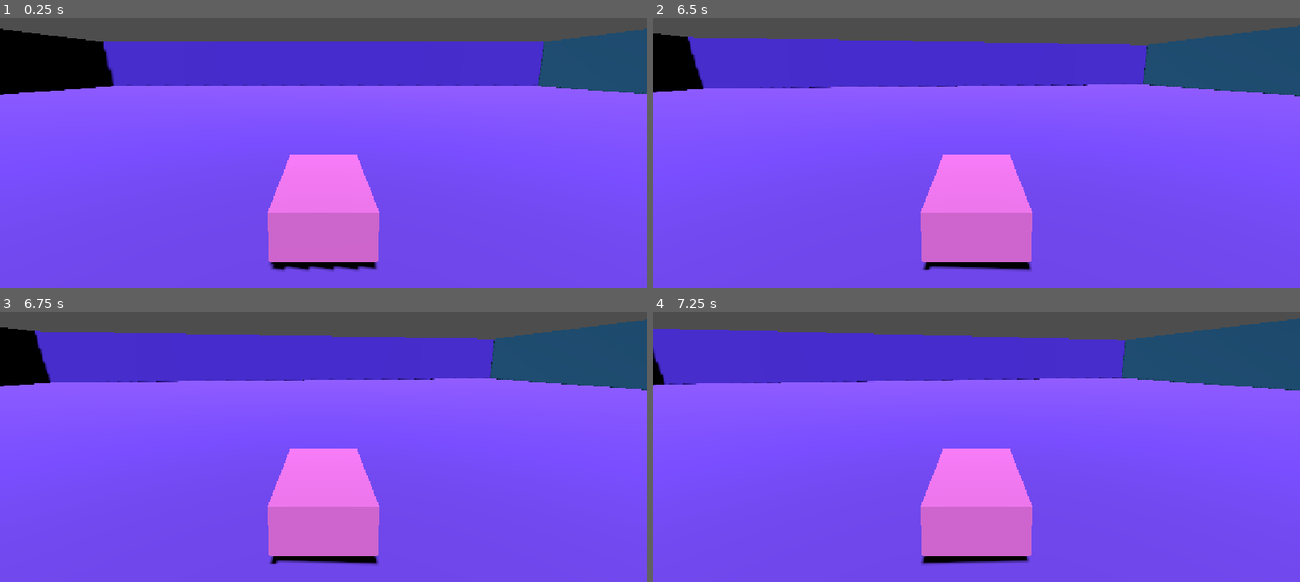
Above: before the commit, frames 1-4 (two rows, left to right).
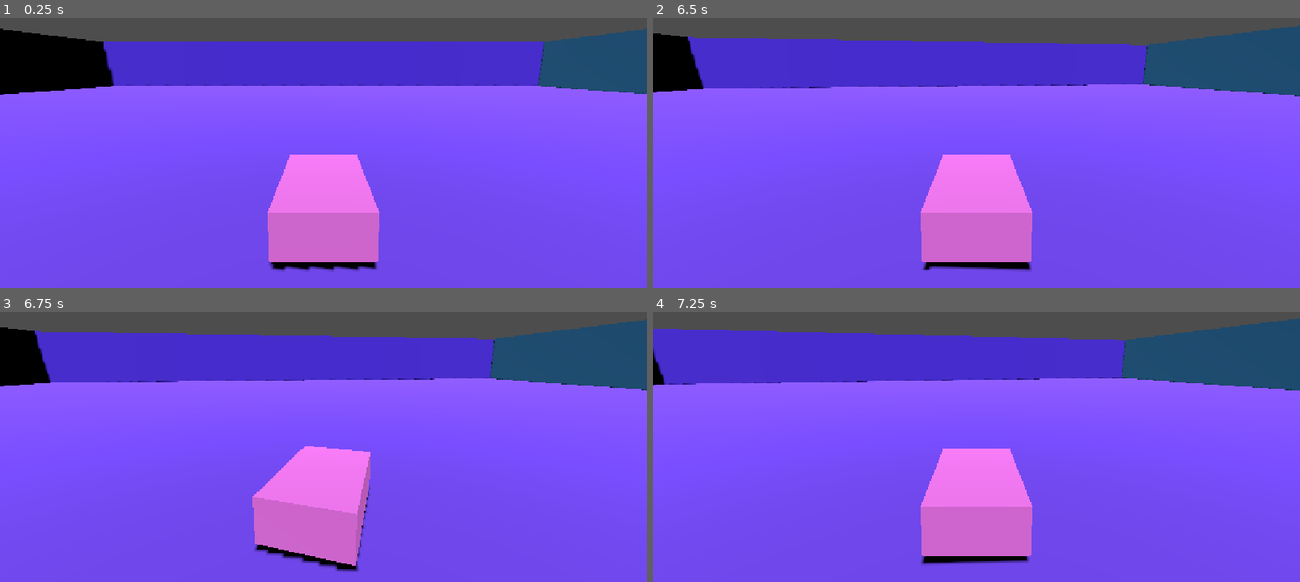
Above: after the commit, the same moments.

Repository: alchengan/cig-lighter
Game: Godot game, scene res://main.tscn
Two runs of this game, one before a commit and one after it. Both use one fixed random seed, a clock stepped at 60 frames per second and the inputs below.
Inputs:
- Up to frame 1 (0.25 s): no input
- Up to frame 2 (6.5 s): tap Enter at 0.5, 3.5, 5.75 s; hold D (turn_right) 0.53-1.28 s; tap Space (drift) at 0.6, 1.55, 2, 2.1, 3.05, 3.6, 4.55, 5, 5.1, 6.05 s; tap . (gas) at 0.8, 1.35, 2.3, 2.85, 3.8, 4.35, 5.3, 5.85 s; hold , (brake) 1.28-2.03 s; hold D (turn_right) 2.03-3.53 s; hold A (turn_left) 3.53-5.03 s; hold , (brake) 5.03-5.78 s; hold D (turn_right) from 5.78 s (still down)
- Up to frame 3 (6.75 s): keep holding D (turn_right); tap Space (drift) at 6.5, 6.6 s
- Up to frame 4 (7.25 s): keep holding D (turn_right); tap . (gas) at 6.8 s

Frames 1-2 are identical in both runs. In frame 3, 2.4% of the frame differs, in the area x 39-59%, y 49-97%; in frame 4, nothing differs.

Commit message:
drifting

Diff:
--- a/car.gd
+++ b/car.gd
@@ -2,13 +2,24 @@
 
 @export_group("Movement")
 @export var gas_acceleration := 15.0 # m/s/s
-@export var max_speed := 60 # m/s
+@export var max_speed := 60.0 # m/s
 @export var normal_deceleration := 10.0 # m/s/s
 @export var brake_deceleration := 25.0 # m/s/s
 @export var x_deceleration := 50.0 # m/s/s
-@export var max_turn_speed := 0.1 # radians
-@export var turn_accel := 0.1 # radians/s
-@export var reset_turn_accel := 0.5 # radians/s
+@export var max_turn_speed := 0.5 # radians/s
+@export var turn_accel := 0.5 # radians/s/s
+@export var reset_turn_accel := 3.0 # radians/s/s
+
+@export_group("Drift")
+@export var drift_acceleration := 10.0 # m/s/s
+@export var drift_max_speed := 30.0 # m/s
+@export var drift_normal_deceleration := 10.0 # m/s/s
+@export var drift_brake_deceleration := 20.0 # m/s/s
+@export var drift_max_turn_speed := 1.0 # radians/s
+@export var drift_turn_accel := 1.0 # radians/s/s
+@export var drift_reset_turn_accel := 3.0 # radians/s/s
+@export var drift_car_angle := 1.0 # radians
+@export var drift_car_spin_speed := 8.0 # radians/s
 
 @export_group("Input Actions")
 @export var turn_left := "turn_left"
@@ -18,64 +29,59 @@
 @export var drift := "drift"
 @export var reverse:= "reverse"
 
+@onready var mesh_shape := $MeshInstance3D
+@onready var collision_shape := $CollisionShape3D
+
 var forward_speed := 0.0
 var turn_speed := 0.0
+
+var curr_car_angle := 0.0
 
 func _ready() -> void:
 	check_input_mappings()
 	axis_lock_angular_x = true
 	axis_lock_angular_z = true
 
-func _physics_process(delta: float) -> void:
-	drive(delta)
 
 func _integrate_forces(state: PhysicsDirectBodyState3D) -> void:
-	# decelerate any lateral velocity to 0, see drive() comments
-	var local_velocity_x := linear_velocity.dot(global_transform.basis.x)
-	var velocity_delta := move_toward(local_velocity_x, 0, x_deceleration * state.step) - local_velocity_x
-	var x_acceleration := velocity_delta / state.step
-	apply_force(mass * x_acceleration * global_transform.basis.x.normalized())
+	drive(state.step)
+	lateral_decel(state.step)
 
-	# turn
-	var turn_accel_rate: float
-	var target_turn_speed := Input.get_axis(turn_right, turn_left) * max_turn_speed * (-1 if linear_velocity.dot(transform.basis.z) < 0 else 1)
-	var angular_speed_diff := target_turn_speed - angular_velocity.y
+	state.angular_velocity.y = turn(state.angular_velocity.y, state.step)
+	#print(state.angular_velocity.y)
 
-	if absf(angular_speed_diff) > max_turn_speed or target_turn_speed == 0:
-		turn_accel_rate = reset_turn_accel
-	else:
-		turn_accel_rate = turn_accel
+	drift_car_turn(state.step)
 
-	if linear_velocity.length() > 0.01:
-		state.angular_velocity.y = move_toward(state.angular_velocity.y, target_turn_speed, turn_accel_rate * state.step)
-	else:
-		state.angular_velocity.y = move_toward(state.angular_velocity.y, 0, reset_turn_accel * state.step)
 
-	print(state.angular_velocity.y)
+func drive(delta: float) -> void:
+	# forward and backward movement
+	# mass dependent
 
-# forward and backward movement
-# mass dependent
-func drive(delta: float) -> void:
+	var _gas_acceleration := drift_acceleration if Input.is_action_pressed(drift) else gas_acceleration
+	var _max_speed := drift_max_speed if Input.is_action_pressed(drift) else max_speed
+	var _brake_deceleration := drift_brake_deceleration if Input.is_action_pressed(drift) else brake_deceleration
+	var _normal_deceleration := drift_normal_deceleration if Input.is_action_pressed(drift) else normal_deceleration
+
 	var target_speed : float
 	var accel_rate : float
 
 	# brake overrides all
 	if Input.is_action_pressed(gas) and not Input.is_action_pressed(brake):
 		if Input.is_action_pressed(reverse):
-			target_speed = -max_speed
+			target_speed = -_max_speed
 		else:
-			target_speed = max_speed
+			target_speed = _max_speed
 	else:
 		#print("go 0")
 		target_speed = 0.0
 
 	if absf(target_speed) > 0.01:
-		accel_rate = gas_acceleration
+		accel_rate = _gas_acceleration
 	elif Input.is_action_pressed(brake):
 		#print("brake????")
-		accel_rate = brake_deceleration
+		accel_rate = _brake_deceleration
 	else:
-		accel_rate = normal_deceleration
+		accel_rate = _normal_deceleration
 
 	# calculate difference between current velocity and desired velocity
 	var local_velocity_z := linear_velocity.dot(global_transform.basis.z)
@@ -85,6 +91,54 @@
 	# f = ma
 	apply_force(mass * acceleration * global_transform.basis.z.normalized())
 	#print(linear_velocity.length())
+
+
+func lateral_decel(delta: float) -> void:
+	# decelerate any lateral velocity to 0, see drive() comments
+	var local_velocity_x := linear_velocity.dot(global_transform.basis.x)
+	var velocity_delta := move_toward(local_velocity_x, 0, x_deceleration * delta) - local_velocity_x
+	var x_acceleration := velocity_delta / delta
+	apply_force(mass * x_acceleration * global_transform.basis.x.normalized())
+
+
+func turn(curr_turn_speed: float, delta: float) -> float:
+	var _max_turn_speed := drift_max_turn_speed if Input.is_action_pressed(drift) else max_turn_speed
+	var _turn_accel := drift_turn_accel if Input.is_action_pressed(drift) else turn_accel
+	var _reset_turn_accel := drift_reset_turn_accel if Input.is_action_pressed(drift) else reset_turn_accel
+
+	var turn_accel_rate: float
+	var target_turn_speed := Input.get_axis(turn_right, turn_left) * _max_turn_speed * (-1 if linear_velocity.dot(transform.basis.z) < 0 else 1)
+	var angular_speed_diff := target_turn_speed - curr_turn_speed
+
+	if absf(angular_speed_diff) > _max_turn_speed or target_turn_speed == 0:
+		turn_accel_rate = _reset_turn_accel
+	else:
+		turn_accel_rate = _turn_accel
+
+	if linear_velocity.length() > 0.01:
+		return move_toward(curr_turn_speed, target_turn_speed, turn_accel_rate * delta)
+
+	return move_toward(curr_turn_speed, 0, _reset_turn_accel * delta)
+
+
+func drift_car_turn(delta: float):
+	var turn_dir := Input.get_axis(turn_right, turn_left)
+	var target_car_angle : float
+
+	if (Input.is_action_pressed(drift)):
+		if turn_dir < 0:
+			target_car_angle = -drift_car_angle
+		elif turn_dir > 0:
+			target_car_angle = drift_car_angle
+		else:
+			target_car_angle = 0
+	else:
+		target_car_angle = 0
+
+	curr_car_angle = move_toward(curr_car_angle, target_car_angle, drift_car_spin_speed * delta)
+	mesh_shape.rotation = Vector3(0, curr_car_angle, 0)
+	collision_shape.rotation = Vector3(0, curr_car_angle, 0)
+
 
 func check_input_mappings():
 	if not InputMap.has_action(turn_left):
--- /dev/null
+++ b/drift.tscn
@@ -0,0 +1,225 @@
+[gd_scene format=3 uid="uid://cs80ii18r5gpj"]
+
+[ext_resource type="Script" uid="uid://k72utl3byo33" path="res://car.gd" id="1_20m0l"]
+
+[sub_resource type="PlaceholderTexture2D" id="PlaceholderTexture2D_11b2j"]
+
+[sub_resource type="StandardMaterial3D" id="StandardMaterial3D_7dm0k"]
+albedo_color = Color(0.4627451, 0.2784314, 1, 1)
+albedo_texture = SubResource("PlaceholderTexture2D_11b2j")
+
+[sub_resource type="PlaneMesh" id="PlaneMesh_galnl"]
+
+[sub_resource type="BoxShape3D" id="BoxShape3D_galnl"]
+size = Vector3(2.0013046, 0.026763916, 2.0031738)
+
+[sub_resource type="BoxMesh" id="BoxMesh_fhr6u"]
+
+[sub_resource type="StandardMaterial3D" id="StandardMaterial3D_ic460"]
+albedo_color = Color(0.33333334, 0.19215687, 1, 1)
+
+[sub_resource type="BoxShape3D" id="BoxShape3D_o66vy"]
+size = Vector3(100, 10, 1)
+
+[sub_resource type="StandardMaterial3D" id="StandardMaterial3D_3ojeb"]
+albedo_color = Color(0.18431373, 0.101960786, 1, 1)
+
+[sub_resource type="StandardMaterial3D" id="StandardMaterial3D_t4vij"]
+albedo_color = Color(0.7921569, 0.12156863, 1, 1)
+
+[sub_resource type="StandardMaterial3D" id="StandardMaterial3D_11b2j"]
+albedo_color = Color(0.2901961, 0.69411767, 1, 1)
+
+[sub_resource type="BoxMesh" id="BoxMesh_o66vy"]
+size = Vector3(0.25, 0.5, 1)
+
+[sub_resource type="BoxShape3D" id="BoxShape3D_ic460"]
+size = Vector3(0.25, 0.5, 1)
+
+[sub_resource type="StandardMaterial3D" id="StandardMaterial3D_o66vy"]
+albedo_color = Color(1, 0.4862745, 1, 1)
+
+[sub_resource type="BoxMesh" id="BoxMesh_galnl"]
+
+[sub_resource type="BoxShape3D" id="BoxShape3D_fhr6u"]
+size = Vector3(2, 1.0019531, 3)
+
+[sub_resource type="SphereShape3D" id="SphereShape3D_galnl"]
+
+[node name="Main" type="Node3D" unique_id=2064073299]
+
+[node name="DirectionalLight3D" type="DirectionalLight3D" parent="." unique_id=1324630724]
+transform = Transform3D(-0.9851093, -0.13802767, 0.10250839, 0, 0.59622484, 0.80281746, -0.17192908, 0.790863, -0.5873467, 0, 0, 0)
+shadow_enabled = true
+
+[node name="WallsFloor" type="Node3D" parent="." unique_id=1575137693]
+transform = Transform3D(10, 0, 0, 0, 10, 0, 0, 0, 10, 0, 0, 0)
+
+[node name="Floor" type="StaticBody3D" parent="WallsFloor" unique_id=1075317114]
+transform = Transform3D(50, 0, 0, 0, 50, 0, 0, 0, 50, 0, 0, 0)
+
+[node name="MeshInstance3D" type="MeshInstance3D" parent="WallsFloor/Floor" unique_id=333834283]
+material_override = SubResource("StandardMaterial3D_7dm0k")
+mesh = SubResource("PlaneMesh_galnl")
+
+[node name="CollisionShape3D" type="CollisionShape3D" parent="WallsFloor/Floor" unique_id=1534824439]
+transform = Transform3D(1, 0, 0, 0, 1, 0, 0, 0, 1, -0.0005455017, -0.009994507, 0.0008544922)
+shape = SubResource("BoxShape3D_galnl")
+
+[node name="Wall" type="StaticBody3D" parent="WallsFloor" unique_id=2008469633]
+transform = Transform3D(1, 0, 0, 0, 1, 0, 0, 0, 1, 0, 5, 50.5)
+
+[node name="MeshInstance3D" type="MeshInstance3D" parent="WallsFloor/Wall" unique_id=403641282]
+transform = Transform3D(100, 0, 0, 0, 10, 0, 0, 0, 1, 0, 0, 0)
+mesh = SubResource("BoxMesh_fhr6u")
+surface_material_override/0 = SubResource("StandardMaterial3D_ic460")
+
+[node name="CollisionShape3D" type="CollisionShape3D" parent="WallsFloor/Wall" unique_id=1807400043]
+shape = SubResource("BoxShape3D_o66vy")
+
+[node name="Wall2" type="StaticBody3D" parent="WallsFloor" unique_id=235178886]
+transform = Transform3D(1, 0, 0, 0, 1, 0, 0, 0, 1, 0, 5, -50.5)
+
+[node name="MeshInstance3D" type="MeshInstance3D" parent="WallsFloor/Wall2" unique_id=269701346]
+transform = Transform3D(100, 0, 0, 0, 10, 0, 0, 0, 1, 0, 0, 0)
+mesh = SubResource("BoxMesh_fhr6u")
+surface_material_override/0 = SubResource("StandardMaterial3D_3ojeb")
+
+[node name="CollisionShape3D" type="CollisionShape3D" parent="WallsFloor/Wall2" unique_id=317204108]
+shape = SubResource("BoxShape3D_o66vy")
+
+[node name="Wall3" type="StaticBody3D" parent="WallsFloor" unique_id=337219085]
+transform = Transform3D(-4.371139e-08, 0, -1, 0, 1, 0, 1, 0, -4.371139e-08, 50.5, 5, 0)
+
+[node name="MeshInstance3D" type="MeshInstance3D" parent="WallsFloor/Wall3" unique_id=1451026025]
+transform = Transform3D(100, 0, 0, 0, 10, 0, 0, 0, 1, 0, 0, 0)
+mesh = SubResource("BoxMesh_fhr6u")
+surface_material_override/0 = SubResource("StandardMaterial3D_t4vij")
+
+[node name="CollisionShape3D" type="CollisionShape3D" parent="WallsFloor/Wall3" unique_id=173271296]
+shape = SubResource("BoxShape3D_o66vy")
+
+[node name="Wall4" type="StaticBody3D" parent="WallsFloor" unique_id=406716741]
+transform = Transform3D(-4.371139e-08, 0, -1, 0, 1, 0, 1, 0, -4.371139e-08, -50.5, 5, 0)
+
+[node name="MeshInstance3D" type="MeshInstance3D" parent="WallsFloor/Wall4" unique_id=2075466512]
+transform = Transform3D(100, 0, 0, 0, 10, 0, 0, 0, 1, 0, 0, 0)
+mesh = SubResource("BoxMesh_fhr6u")
+surface_material_override/0 = SubResource("StandardMaterial3D_11b2j")
+
+[node name="CollisionShape3D" type="CollisionShape3D" parent="WallsFloor/Wall4" unique_id=1444682624]
+shape = SubResource("BoxShape3D_o66vy")
+
+[node name="Rock" type="StaticBody3D" parent="WallsFloor" unique_id=1475230517]
+transform = Transform3D(1, 0, 0, 0, 1, 0, 0, 0, 1, -0.675, 0.25, 0)
+
+[node name="MeshInstance3D" type="MeshInstance3D" parent="WallsFloor/Rock" unique_id=444536416]
+mesh = SubResource("BoxMesh_o66vy")
+
+[node name="CollisionShape3D" type="CollisionShape3D" parent="WallsFloor/Rock" unique_id=525972764]
+shape = SubResource("BoxShape3D_ic460")
+
+[node name="Rock2" type="StaticBody3D" parent="WallsFloor" unique_id=285375691]
+transform = Transform3D(0.8660254, 0, -0.5, 0, 1, 0, 0.5, 0, 0.8660254, -0.675, 0.25, -3.375)
+
+[node name="MeshInstance3D" type="MeshInstance3D" parent="WallsFloor/Rock2" unique_id=658008677]
+mesh = SubResource("BoxMesh_o66vy")
+
+[node name="CollisionShape3D" type="CollisionShape3D" parent="WallsFloor/Rock2" unique_id=1061295092]
+shape = SubResource("BoxShape3D_ic460")
+
+[node name="Rock3" type="StaticBody3D" parent="WallsFloor" unique_id=1392026382]
+transform = Transform3D(-0.50000006, 0, -0.8660254, 0, 1, 0, 0.8660254, 0, -0.50000006, 1.35, 0.25, -1.775)
+
+[node name="MeshInstance3D" type="MeshInstance3D" parent="WallsFloor/Rock3" unique_id=1667594835]
+mesh = SubResource("BoxMesh_o66vy")
+
+[node name="CollisionShape3D" type="CollisionShape3D" parent="WallsFloor/Rock3" unique_id=812006748]
+shape = SubResource("BoxShape3D_ic460")
+
+[node name="Rock4" type="StaticBody3D" parent="WallsFloor" unique_id=1348353900]
+transform = Transform3D(0.258819, 0, -0.9659259, 0, 1, 0, 0.9659259, 0, 0.258819, 3.95, 0.25, 0.85)
+
+[node name="MeshInstance3D" type="MeshInstance3D" parent="WallsFloor/Rock4" unique_id=164231421]
+mesh = SubResource("BoxMesh_o66vy")
+
+[node name="CollisionShape3D" type="CollisionShape3D" parent="WallsFloor/Rock4" unique_id=1189611565]
+shape = SubResource("BoxShape3D_ic460")
+
+[node name="Rock5" type="StaticBody3D" parent="WallsFloor" unique_id=1659762604]
+transform = Transform3D(-0.5, 0, -0.86602527, 0, 1, 0, 0.86602527, 0, -0.5, 3.95, 0.25, -7.500001)
+
+[node name="MeshInstance3D" type="MeshInstance3D" parent="WallsFloor/Rock5" unique_id=314216096]
+mesh = SubResource("BoxMesh_o66vy")
+
+[node name="CollisionShape3D" type="CollisionShape3D" parent="WallsFloor/Rock5" unique_id=1417631549]
+shape = SubResource("BoxShape3D_ic460")
+
+[node name="Rock6" type="StaticBody3D" parent="WallsFloor" unique_id=346371352]
+transform = Transform3D(-0.8660254, 0, -0.49999985, 0, 1, 0, 0.49999985, 0, -0.8660254, -4.5750003, 0.25, -4.450001)
+
+[node name="MeshInstance3D" type="MeshInstance3D" parent="WallsFloor/Rock6" unique_id=1509993456]
+mesh = SubResource("BoxMesh_o66vy")
+
+[node name="CollisionShape3D" type="CollisionShape3D" parent="WallsFloor/Rock6" unique_id=1879269198]
+shape = SubResource("BoxShape3D_ic460")
+
+[node name="Rock7" type="StaticBody3D" parent="WallsFloor" unique_id=2093269247]
+transform = Transform3D(0.25881886, 0, -0.9659257, 0, 1, 0, 0.9659257, 0, 0.25881886, -4.5750003, 0.25, 6.0999994)
+
+[node name="MeshInstance3D" type="MeshInstance3D" parent="WallsFloor/Rock7" unique_id=1622665173]
+mesh = SubResource("BoxMesh_o66vy")
+
+[node name="CollisionShape3D" type="CollisionShape3D" parent="WallsFloor/Rock7" unique_id=1679194940]
+shape = SubResource("BoxShape3D_ic460")
+
+[node name="Rock8" type="StaticBody3D" parent="WallsFloor" unique_id=671236524]
+transform = Transform3D(2.1457667e-07, 0, 0.99999964, 0, 1, 0, -0.99999964, 0, 2.1457667e-07, 1.0249996, 0.25, 4.1249995)
+
+[node name="MeshInstance3D" type="MeshInstance3D" parent="WallsFloor/Rock8" unique_id=2015863357]
+mesh = SubResource("BoxMesh_o66vy")
+
+[node name="CollisionShape3D" type="CollisionShape3D" parent="WallsFloor/Rock8" unique_id=643192540]
+shape = SubResource("BoxShape3D_ic460")
+
+[node name="Rock9" type="StaticBody3D" parent="WallsFloor" unique_id=1402265564]
+transform = Transform3D(0.2588192, 0, 0.96592534, 0, 1, 0, -0.96592534, 0, 0.2588192, -3.6000004, 0.25, 2.4499996)
+
+[node name="MeshInstance3D" type="MeshInstance3D" parent="WallsFloor/Rock9" unique_id=1055841863]
+mesh = SubResource("BoxMesh_o66vy")
+
+[node name="CollisionShape3D" type="CollisionShape3D" parent="WallsFloor/Rock9" unique_id=85511698]
+shape = SubResource("BoxShape3D_ic460")
+
+[node name="Rock10" type="StaticBody3D" parent="WallsFloor" unique_id=507266851]
+transform = Transform3D(0.70710665, 0, 0.70710623, 0, 1, 0, -0.70710623, 0, 0.70710665, 5.6499996, 0.25, -1.4000005)
+
+[node name="MeshInstance3D" type="MeshInstance3D" parent="WallsFloor/Rock10" unique_id=1521445050]
+mesh = SubResource("BoxMesh_o66vy")
+
+[node name="CollisionShape3D" type="CollisionShape3D" parent="WallsFloor/Rock10" unique_id=1806072175]
+shape = SubResource("BoxShape3D_ic460")
+
+[node name="Car" type="RigidBody3D" parent="." unique_id=1627150945]
+mass = 1500.0
+gravity_scale = 0.0
+script = ExtResource("1_20m0l")
+
+[node name="MeshInstance3D" type="MeshInstance3D" parent="Car" unique_id=80841141]
+transform = Transform3D(2, 0, 0, 0, 1, 0, 0, 0, 3, 0, 0.5, 0)
+material_override = SubResource("StandardMaterial3D_o66vy")
+mesh = SubResource("BoxMesh_galnl")
+
+[node name="CollisionShape3D" type="CollisionShape3D" parent="Car" unique_id=146668920]
+transform = Transform3D(1, 0, 0, 0, 1, 0, 0, 0, 1, 0, 0.5, 0)
+shape = SubResource("BoxShape3D_fhr6u")
+
+[node name="CameraPivot" type="Node3D" parent="Car" unique_id=207871162]
+transform = Transform3D(-1, 1.3072795e-08, -8.6439826e-08, 0, 0.98875636, 0.14953534, 8.742278e-08, 0.14953534, -0.98875636, 0, 2.7717435, -0.46333468)
+
+[node name="SpringArm3D" type="SpringArm3D" parent="Car/CameraPivot" unique_id=2021271514]
+shape = SubResource("SphereShape3D_galnl")
+spring_length = 5.0
+
+[node name="Camera3D" type="Camera3D" parent="Car/CameraPivot/SpringArm3D" unique_id=49204988]
+transform = Transform3D(1, 0, 0, 0, 1, 0, 0, 0, 1, 0, 0, 5)
